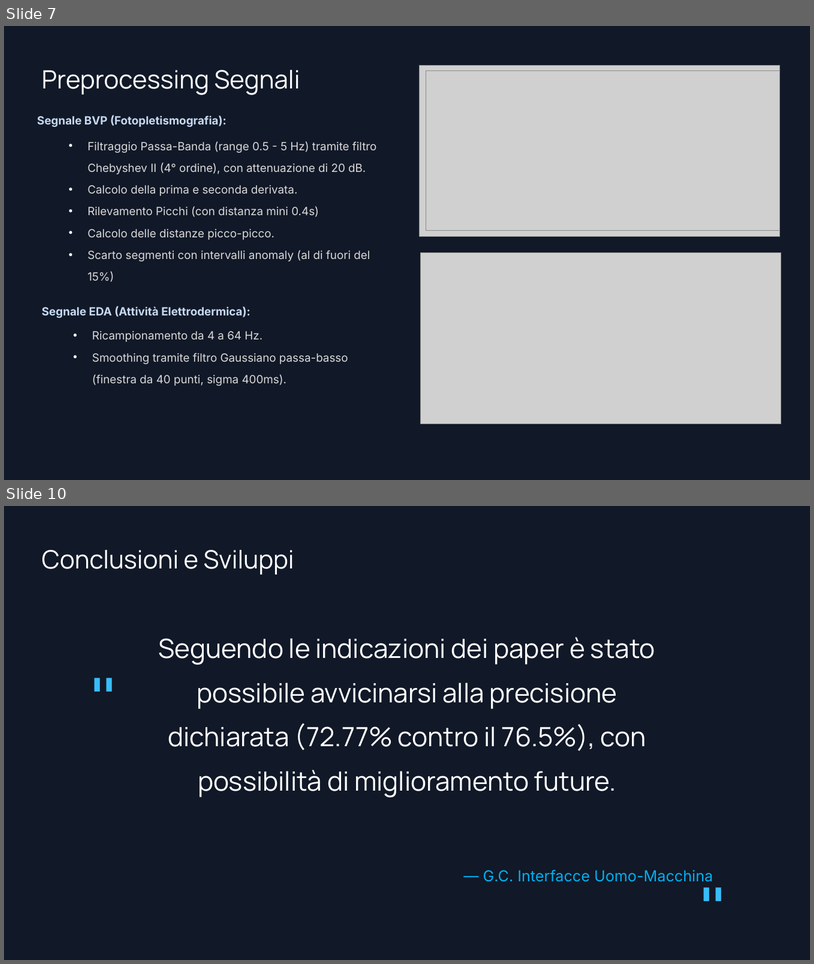
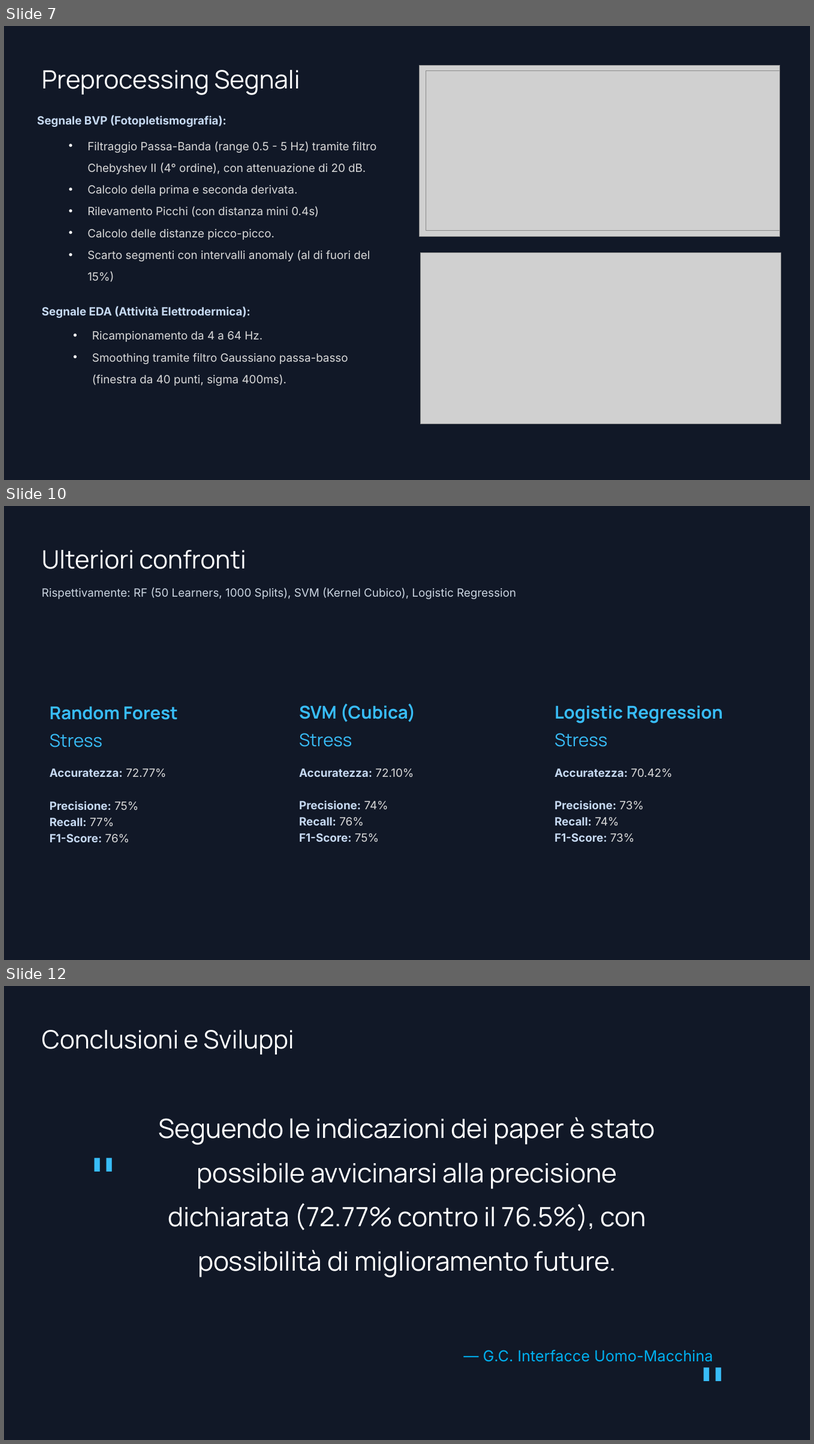
Before and after one commit to GABRYCA/ml-stress-rest, a slide deck: Progetto Interfacce Uomo-Macchina.pptx. Shown one above the other, each under a label of ours: slides 7 and 10 before the commit, slides 7, 10 and 12 after it; the slides between them are not shown. The pictures are 814x964 and 814x1444 pixels, drawn with LibreOffice and Linux fonts; fonts in the diff are those of the drawing; grey boxes stand for pictures; background and template pictures are left out. Boxes give left, top, right and bottom in pixels: in the first picture for what was removed or moved away, otherwise in the second. Text is boxed around its words. In the diff, an @@ line names an element or a change of style, - is before the commit and + after.

Commit message:
Changelogs: - Rimosse alcune vecchie immagini. - Spostata vecchia versione sperimentale in quanto ne sto facendo una nuova. - Creato confronto tra i diversi metodi di baseline (oltre all'aggiunta di Logistic Regression). - Aggiunte alcune immagini.

```diff
--- a/Progetto Interfacce Uomo-Macchina.pptx
+++ b/Progetto Interfacce Uomo-Macchina.pptx
@@ slide 10 added at box(4, 506, 810, 960), background picture (left out) @@
@@ text added at box(42, 550, 246, 569), 30 pt, text #FFFFFF @@
+Ulteriori confronti
@@ text added at box(42, 587, 516, 599), 13.5 pt, text #CBD5E1 @@
+Rispettivamente: RF (50 Learners, 1000 Splits), SVM (Kernel Cubico), Logistic Regression
@@ text added at box(299, 703, 416, 722), 21 pt, text #38BDF8, bold @@
+SVM (Cubica)
@@ text added at box(50, 706, 178, 720), 21 pt, text #38BDF8, bold @@
+Random Forest
@@ text added at box(555, 705, 723, 723), 21 pt, text #38BDF8, bold @@
+Logistic Regression
@@ text added at box(50, 733, 102, 747), 21 pt, text #38BDF8 @@
+Stress
@@ text added at box(299, 733, 352, 747), 21 pt, text #38BDF8 @@
+Stress
@@ text added at box(555, 733, 608, 747), 21 pt, text #38BDF8 @@
+Stress
@@ text added at box(50, 768, 166, 842), 13.5 pt, text #C6D9F1, bold @@
+Accuratezza: 72.77%
+Precisione: 75%
+Recall: 77%
+F1-Score: 76%
@@ text added at box(299, 768, 414, 841), 13.5 pt, text #C6D9F1, bold @@
+Accuratezza: 72.10%
+Precisione: 74%
+Recall: 76%
+F1-Score: 75%
@@ text added at box(555, 768, 672, 842), 13.5 pt, text #C6D9F1, bold @@
+Accuratezza: 70.42%
+Precisione: 73%
+Recall: 74%
+F1-Score: 73%
@@ what was slide 10 is now slide 12 @@
```
Also in this commit, not shown: 2 slides changed, 1 other slide added, 9 other files.
